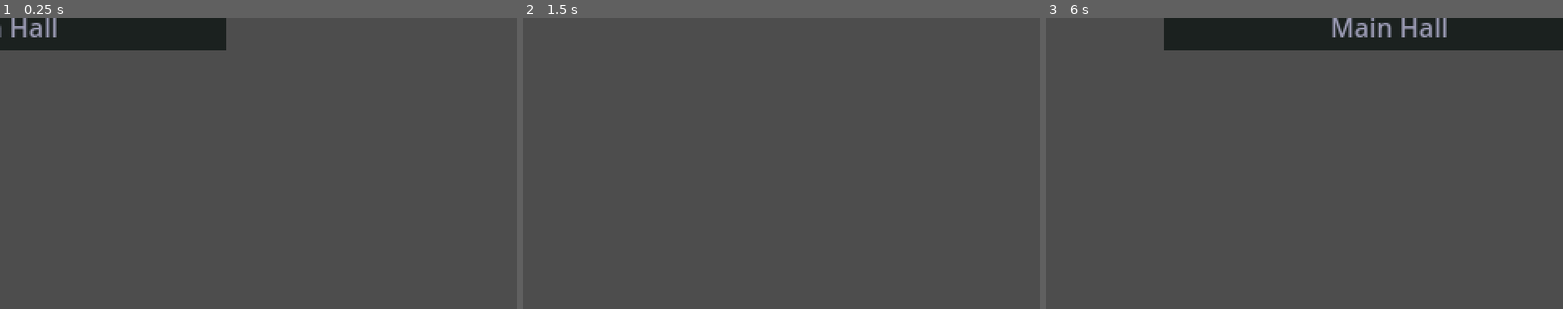
Above: before the commit, frames 1-3 (left to right).
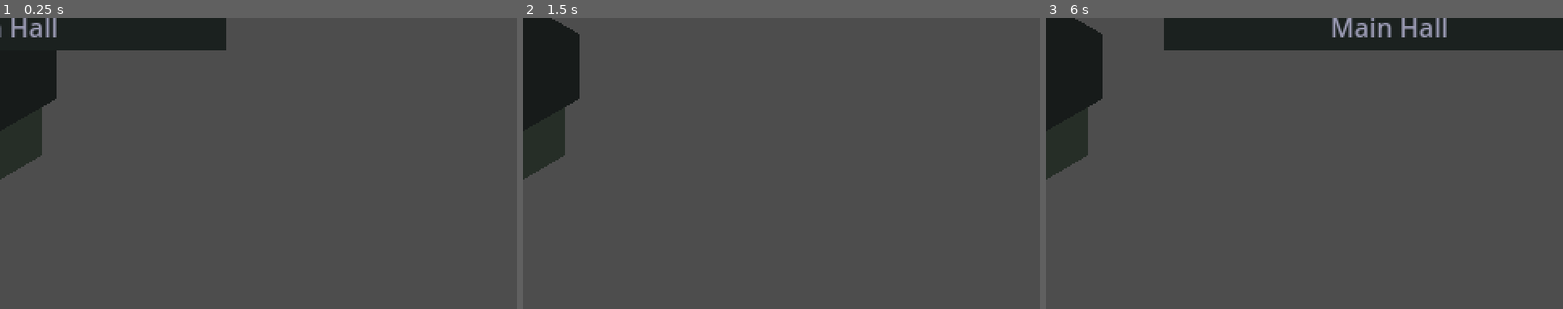
Above: after the commit, the same moments.

Repository: Kiriketsuki/agenKic-orKistrator
Game: Godot game, scene res://scenes/main.tscn
Two runs of this game, one before a commit and one after it. Both use one fixed random seed, a clock stepped at 60 frames per second and the inputs below.
Inputs (mouse positions are in pixels of both pictures, inside the frame that each line leads up to):
- Up to frame 1 (0.25 s): no input
- Up to frame 2 (1.5 s): tap Enter at 0.5 s; move the mouse to (895, 148) at 0.52 s; hold E (rotate_right) 0.53-1.28 s; click (895, 148) at 0.67 s; tap Space at 1.25 s; move the mouse to (678, 178) at 1.27 s; hold Q (rotate_left) from 1.28 s (still down)
- Up to frame 3 (6 s): tap Enter at 2, 3.5 s; move the mouse to (1356, 99) at 2.02 s; release Q (rotate_left) at 2.03 s; hold E (rotate_right) 2.03-3.53 s; tap Space at 2.75, 4.25 s; move the mouse to (1278, 221) at 2.77 s; click (1278, 221) at 2.92 s; move the mouse to (1459, 207) at 3.52 s; hold Q (rotate_left) 3.53-5.78 s; move the mouse to (1149, 119) at 4.27 s; move the mouse to (1330, 163) at 5.02 s; click (1330, 163) at 5.17 s; move the mouse to (1226, 90) at 5.77 s; hold E (rotate_right) from 5.78 s (still down)

The runs differ from the first frame. In frame 1, 3.8% of the frame differs, in the area x 0-11%, y 11-56%; in frame 2, 4.8%, in the area x 0-11%, y 0-56%; in frame 3, 4.8%.

Commit message:
fix: wire TowerExterior.configure and implement agent edge assignment
Council fixes for PR #103 (CONDITIONAL ruling):
- Call _tower_exterior.configure() in _ready() and on floor creation so
  roof/base polygons render from polygon_sides config
- Implement _on_agent_registered to resolve floor and call
  assign_agent_to_edge with task_id affinity via _find_best_edge_for_agent
- Remove underscore prefix from _floor_name param (no longer unused)

Resolves: council finding F1 (TowerExterior never drawn)
Resolves: council finding F3 (agent assignment stub)

Co-Authored-By: Claude Opus 4.6 (1M context) <noreply@anthropic.com>

Diff:
--- a/godot/scripts/tower/tower_manager.gd
+++ b/godot/scripts/tower/tower_manager.gd
@@ -25,6 +25,7 @@
 	_config = TowerConfig.from_file(config_path)
 	_spawn_permanent_floors()
 	_apply_fisheye_layout()
+	_tower_exterior.configure(_config.polygon_sides, _floors.size() * FLOOR_SPACING)
 	var bridge: Node = Engine.get_singleton("BridgeManager") if Engine.has_singleton("BridgeManager") else get_node_or_null("/root/BridgeManager")
 	if bridge:
 		bridge.connect("floor_created", _on_floor_created)
@@ -142,6 +143,7 @@
 	var floor_node: Node2D = _create_floor(floor_data.name, floor_data.name, floor_data.is_permanent)
 	_floors.append(floor_node)
 	_apply_fisheye_layout()
+	_tower_exterior.configure(_config.polygon_sides, _floors.size() * FLOOR_SPACING)
 
 
 func _on_floor_removed(floor_name: String) -> void:
@@ -158,8 +160,10 @@
 			return
 
 
-func _on_agent_registered(_agent_data: BridgeData.AgentData) -> void:
-	pass
+func _on_agent_registered(agent_data: BridgeData.AgentData) -> void:
+	var floor_name: String = _floors[0].get_meta("floor_name", "main") if not _floors.is_empty() else "main"
+	var edge: int = _find_best_edge_for_agent(floor_name, agent_data.current_task_id)
+	assign_agent_to_edge(agent_data.id, floor_name, edge)
 
 
 func _on_agent_state_changed(_agent_id: String, _old_state: String, _new_state: String, _task_id: String) -> void:
@@ -186,18 +190,18 @@
 			return
 
 
-func _find_best_edge_for_agent(_floor_name: String, task_id: String) -> int:
+func _find_best_edge_for_agent(floor_name: String, task_id: String) -> int:
 	if task_id != "":
 		for existing_id: String in _agent_assignments:
 			var assignment: Dictionary = _agent_assignments[existing_id]
-			if assignment.get("floor", "") == _floor_name:
+			if assignment.get("floor", "") == floor_name:
 				return assignment.get("edge", 0)
 	var edge_counts: Dictionary = {}
 	for i: int in range(_config.polygon_sides):
 		edge_counts[i] = 0
 	for existing_id: String in _agent_assignments:
 		var assignment: Dictionary = _agent_assignments[existing_id]
-		if assignment.get("floor", "") == _floor_name:
+		if assignment.get("floor", "") == floor_name:
 			var e: int = assignment.get("edge", 0)
 			edge_counts[e] = edge_counts.get(e, 0) + 1
 	var min_edge: int = 0
